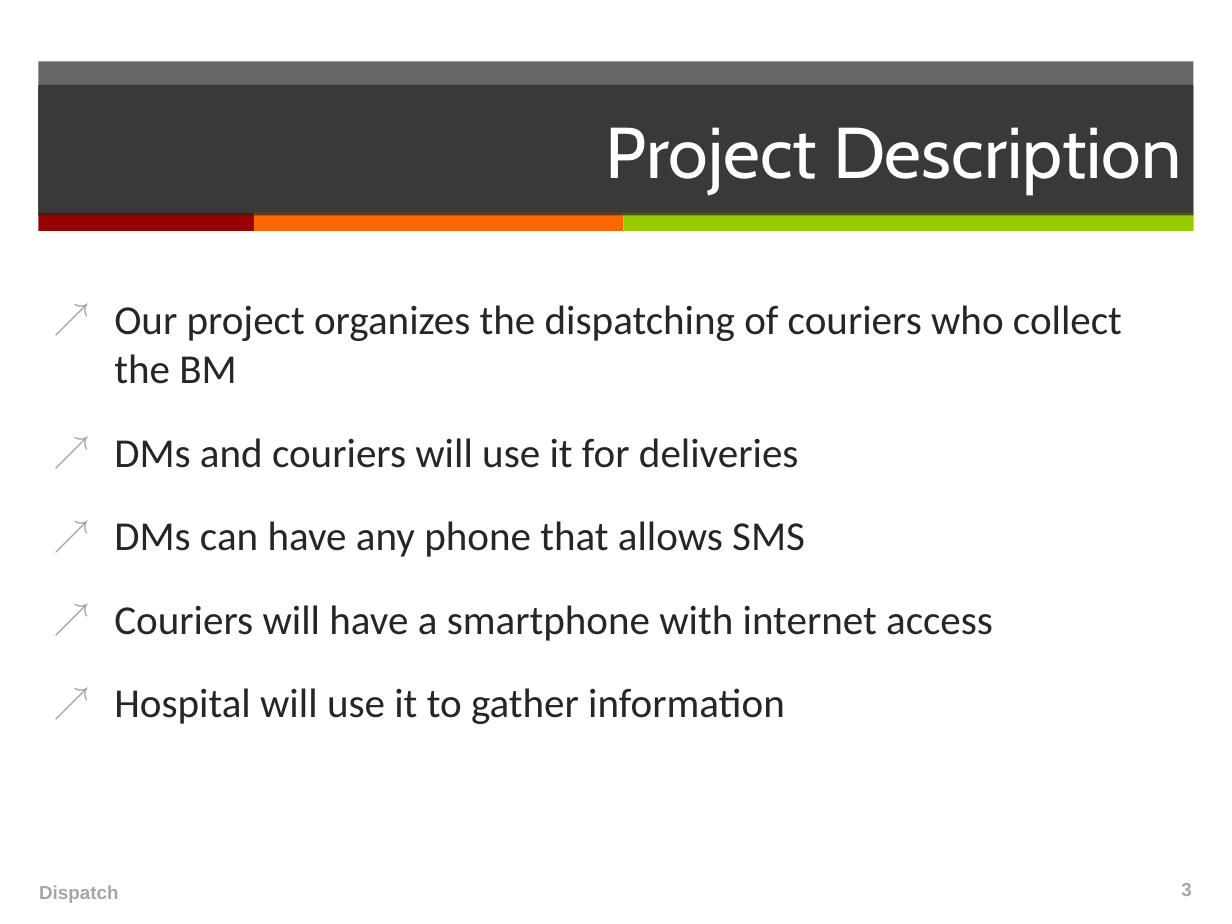
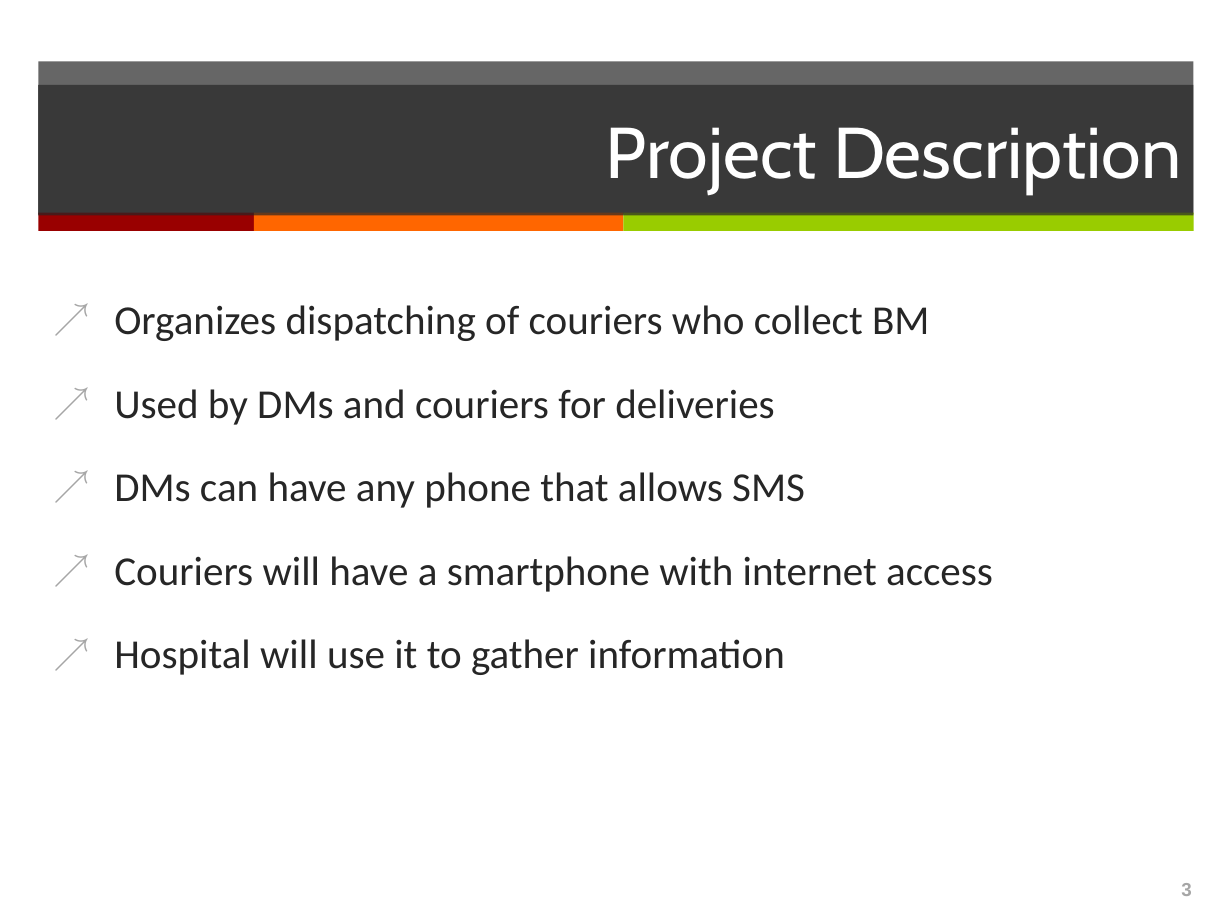
Before and after one commit to japacible/milk-banking-dispatch, a slide deck: slide 3 of presentations/presentation-draft-due-3-6.ppt. Drawn at 1232x924 pixels with LibreOffice and Linux fonts; fonts in the diff are those of the drawing. Boxes give left, top, right and bottom in pixels: in the first picture for what was removed or moved away, otherwise in the second. Text is boxed around its words. In the diff, an @@ line names an element or a change of style, - is before the commit and + after.

```diff
--- a/presentations/presentation-draft-due-3-6.ppt
+++ b/presentations/presentation-draft-due-3-6.ppt
@@ text at <box>114,305,929,425</box>: text changed @@
-↗ Our project organizes the dispatching of couriers who collect the BM
-↗ DMs and couriers will use it for deliveries
+↗ Organizes dispatching of couriers who collect BM
+↗ Used by DMs and couriers for deliveries
@@ text removed at <box>39,885,119,903</box> @@
-Dispatch
```
Also in this commit, not shown: 7 other slides changed, 1 slide added.
